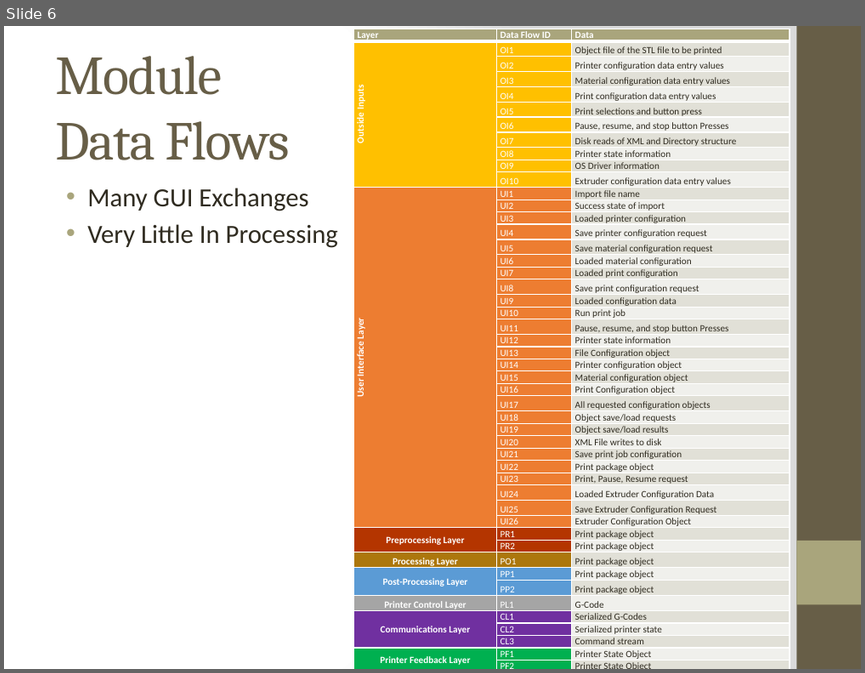
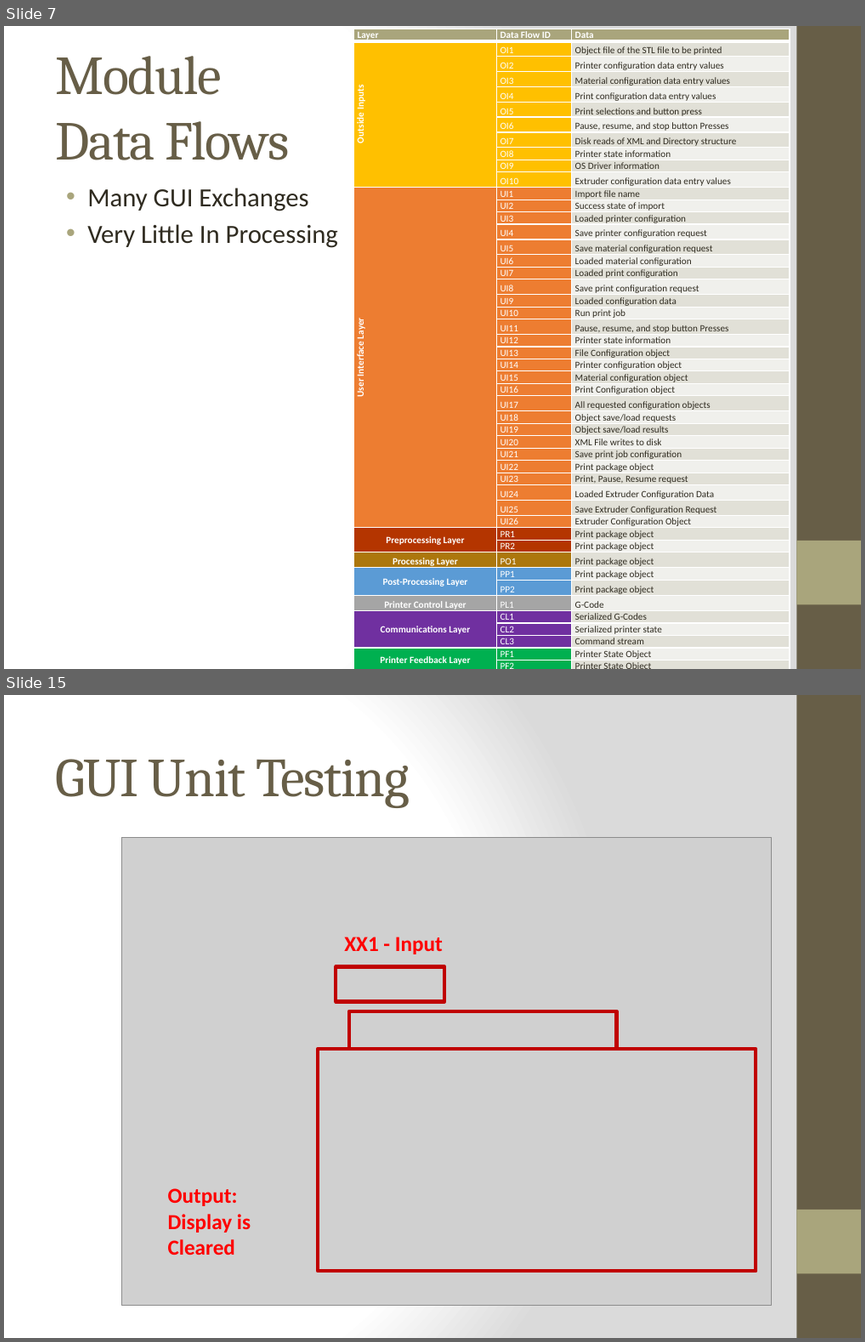
Before and after one commit to qpHalcy0n/SRDesign, a slide deck: Test Plan Presentation/Team Ink3d Test Plan.pptx. Shown one above the other, each under a label of ours: slide 6 before the commit, slides 7 and 15 after it; the slides between them are not shown. The pictures are 865x673 and 865x1342 pixels, drawn with LibreOffice and Linux fonts; fonts in the diff are those of the drawing; grey boxes stand for pictures. Boxes give left, top, right and bottom in pixels: in the first picture for what was removed or moved away, otherwise in the second. Text is boxed around its words. In the diff, an @@ line names an element or a change of style, - is before the commit and + after.

```diff
--- a/Test Plan Presentation/Team Ink3d Test Plan.pptx
+++ b/Test Plan Presentation/Team Ink3d Test Plan.pptx
@@ slide 15 added at [4, 695, 861, 1338], background gradient #FFFFFF to #DADADA; not listed: 2 template elements that a slide beside it also shows @@
@@ title added at [55, 759, 409, 808], 46 pt, text #675E47 @@
+GUI Unit Testing
@@ picture added at [121, 837, 771, 1305] @@
@@ text added at [344, 936, 443, 954], 18 pt, text #FF0000, bold @@
+XX1 - Input
@@ rectangle added at [336, 967, 444, 1002], outline #C00000 3 pt @@
@@ rectangle added at [349, 1011, 617, 1049], outline #C00000 3 pt @@
@@ rectangle added at [318, 1049, 755, 1270], outline #C00000 3 pt @@
@@ text added at [168, 1188, 250, 1254], 18 pt, text #FF0000, bold @@
+Output:
+Display is Cleared
@@ what was slide 6 is now slide 7 @@
```
Also in this commit, not shown: 45 other slides added, 1 slide removed.
